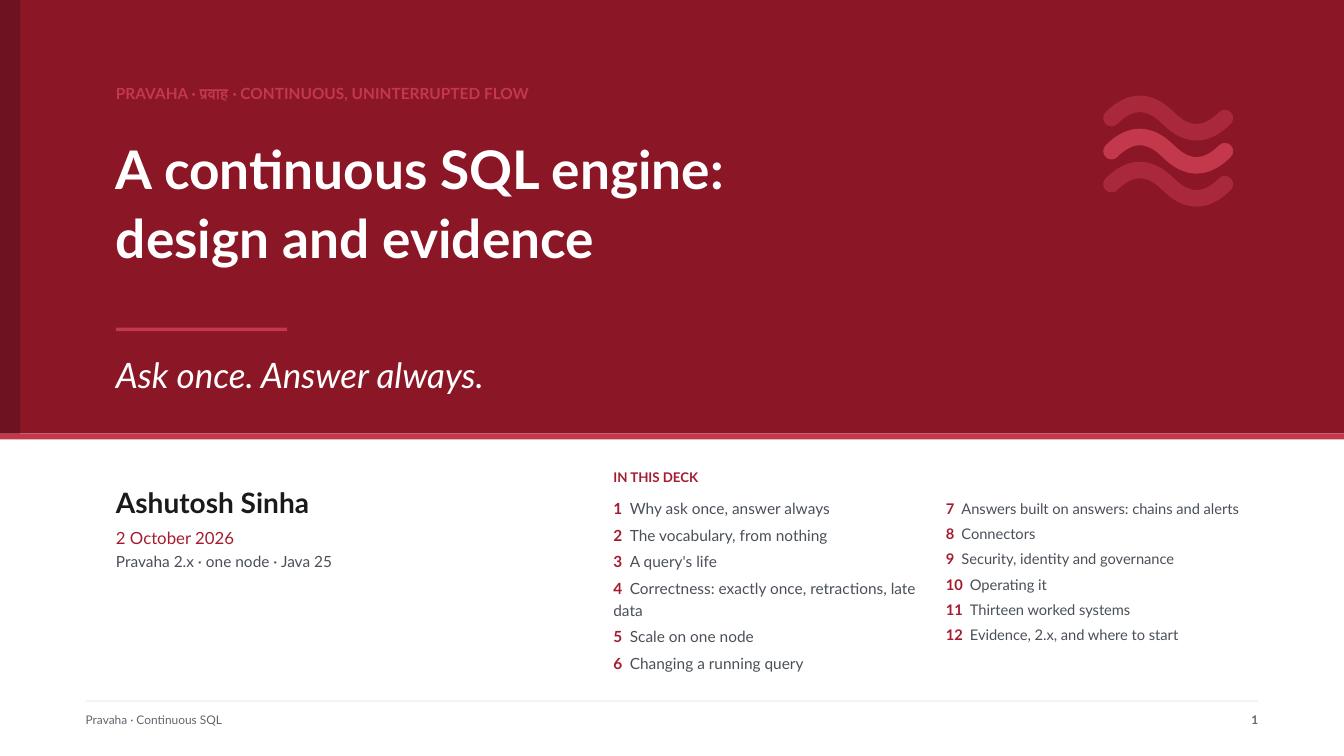
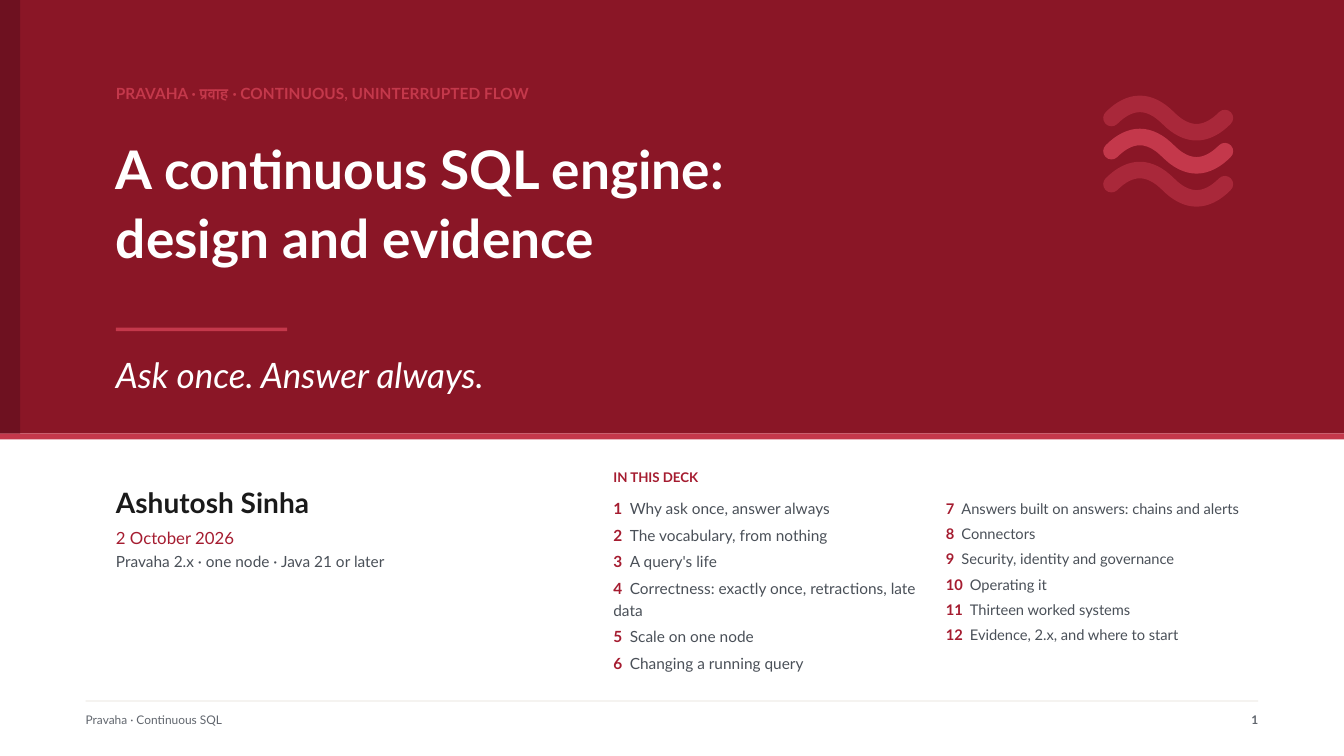
Before and after one commit to ajsinha/pravaha, a slide deck: slide 1 of docs/publications/Pravaha-Continuous-SQL-Engine-Design-and-Evidence.pptx. Drawn at 1344x756 pixels with LibreOffice and Linux fonts; fonts in the diff are those of the drawing. Boxes give left, top, right and bottom in pixels: in the first picture for what was removed or moved away, otherwise in the second. Text is boxed around its words. In the diff, an @@ line names an element or a change of style, - is before the commit and + after.

Commit message:
Docs: Java 21 or later wherever a document states the JDK as current
The README badge and release line, RESUME's JAVA_HOME, the ADR index row for ADR-001, TESTING's and
the without-Docker guide's environment (with how to install a JDK 21: apt openjdk-21-jdk, SDKMAN
21-tem; 25 works too), and the deck's 2.x slides (rebuilt; audit clean) said Java 25. The Medium post
and the paper keep 2.0 as released, with a line saying 2.3.0 relaxed the baseline (the post's page is
regenerated; the paper's PDF is not). Measurements taken on JDK 25 stay as recorded.

```diff
--- a/docs/publications/Pravaha-Continuous-SQL-Engine-Design-and-Evidence.pptx
+++ b/docs/publications/Pravaha-Continuous-SQL-Engine-Design-and-Evidence.pptx
@@ text at (116,555,384,567): text changed @@
-Pravaha 2.x · one node · Java 25
+Pravaha 2.x · one node · Java 21 or later
```
Also in this commit, not shown: 4 other slides changed, 15 other files.
